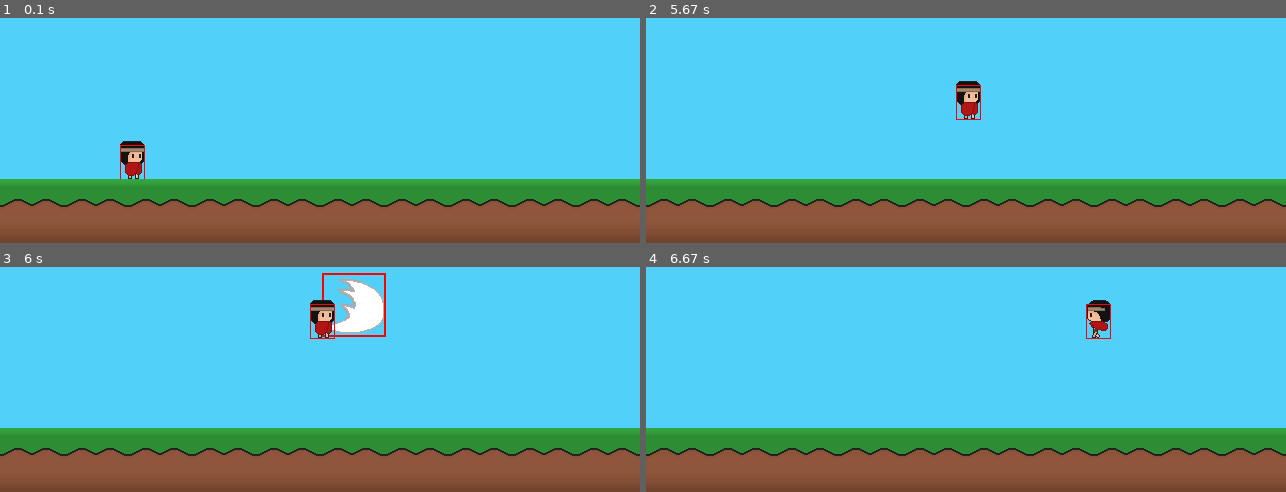
Above: before the commit, frames 1-4 (two rows, left to right).
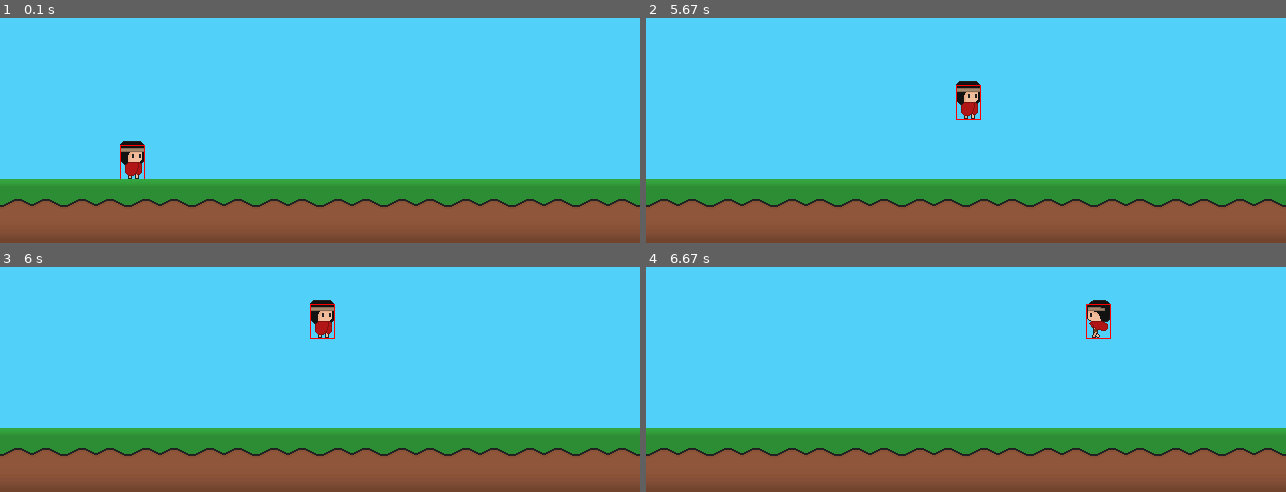
Above: after the commit, the same moments.

Repository: Takoo001/Proyecto-Pygame
Game: pygame game, started from nivel1.py
Same seed, same stepped clock (60 frames per second), same inputs: the game is played once before the commit and once after it.
Inputs:
- Up to frame 1 (0.1 s): no input
- Up to frame 2 (5.67 s): hold D 0.33-0.8 s; hold W 0.83-1.13 s; hold D 1.17-1.63 s; hold A 1.67-2.2 s; hold S 2.23-2.53 s; hold A 2.57-2.97 s; hold W 3-3.37 s; hold D 3.4-4.03 s; hold S 4.07-4.43 s; hold A 4.47-4.93 s; hold D 4.97-5.43 s; hold W from 5.47 s (still down)
- Up to frame 3 (6 s): release W at 5.77 s; tap Space at 5.8 s
- Up to frame 4 (6.67 s): hold D 6.13-6.6 s; hold A from 6.63 s (still down)

Frames 1-2 are identical in both runs. In frame 3, 1.6% of the frame differs, in the area x 50-61%, y 2-32%; in frame 4, nothing differs.

Commit message:
Ajustando posición del ataque y del rango del for para sprites de ataque

Diff:
--- a/jugador.py
+++ b/jugador.py
@@ -35,7 +35,7 @@
         self.y = y
         self.rect = pg.Rect(self.x, self.y, 64, 64)
         self.hitbox = pg.Rect(self.x, self.y, 25, 35)
-        self.ataque_hitbox = pg.Rect(self.rect.centerx, self.rect.centery - 48, 64, 64)
+        self.ataque_hitbox = pg.Rect(self.rect.centerx + 15, self.rect.centery - 48, 64, 64)
 
         # Frames de Sprites caminando
         self.frame_corriendo = 0
@@ -47,17 +47,21 @@
         self.frame_ataque = 0
         self.frames_ataque = []
         self.frame_tiempo_ataque = 0
-        self.frame_milisegundos_ataque = 125
+        self.frame_milisegundos_ataque = 10
         self.tiempo_de_inicio_ataque = pg.time.get_ticks()
 
         self.tiempo_de_inicio = pg.time.get_ticks()
 
 
+        # Bucle para recortar el sprite por el total de frames:
+
+        # Personaje Corriendo
         for i in range(12):
             frame = self.corriendo.subsurface(i * 64, 0, 64, 64)
             self.frames_corriendo.append(frame)
 
-        for a in range(4):
+        # Ataque
+        for a in range(7):
             frame = self.sprite_ataque.subsurface(a * 64, 0, 64, 64)
             self.frames_ataque.append(frame)
 
@@ -116,9 +120,9 @@
             self.imagen = self.quieto
 
         if self.direccion == "DERECHA":
-            self.ataque_hitbox = pg.Rect(self.rect.centerx, self.rect.centery - 48, 64, 64)
+            self.ataque_hitbox = pg.Rect(self.rect.centerx + 15, self.rect.centery - 48, 64, 64)
         if self.direccion == "IZQUIERDA":
-            self.ataque_hitbox = pg.Rect(self.rect.centerx - 64, self.rect.centery - 48, 64, 64)
+            self.ataque_hitbox = pg.Rect(self.rect.centerx - 79, self.rect.centery - 48, 64, 64)
 
         if self.atacando:
             self.animar_ataque()
